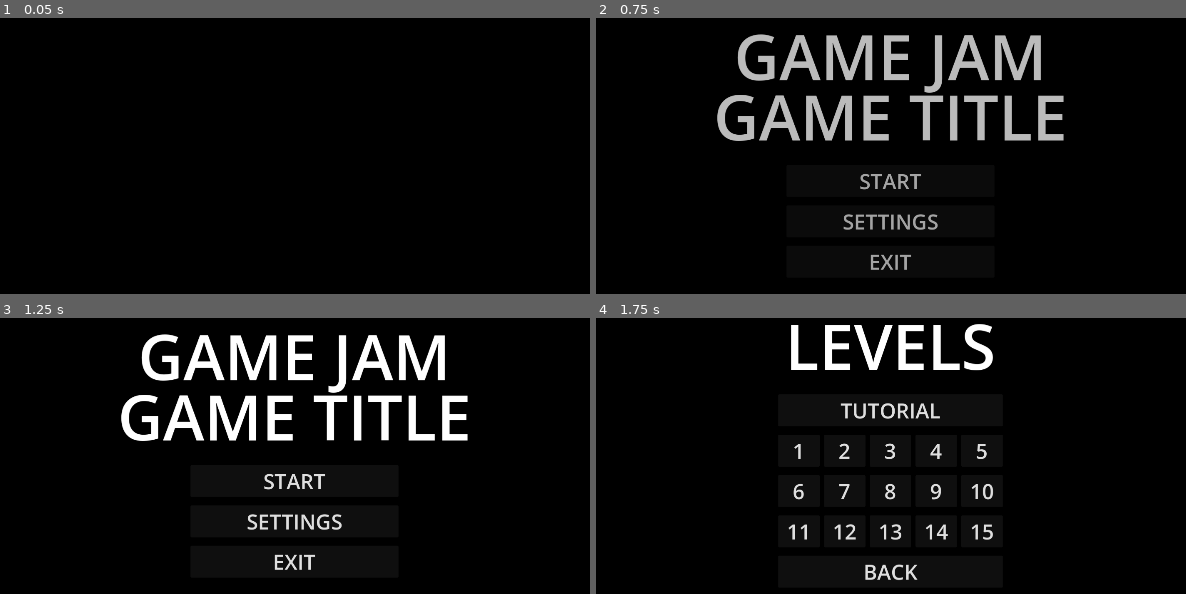
Above: before the commit, frames 1-4 (two rows, left to right).
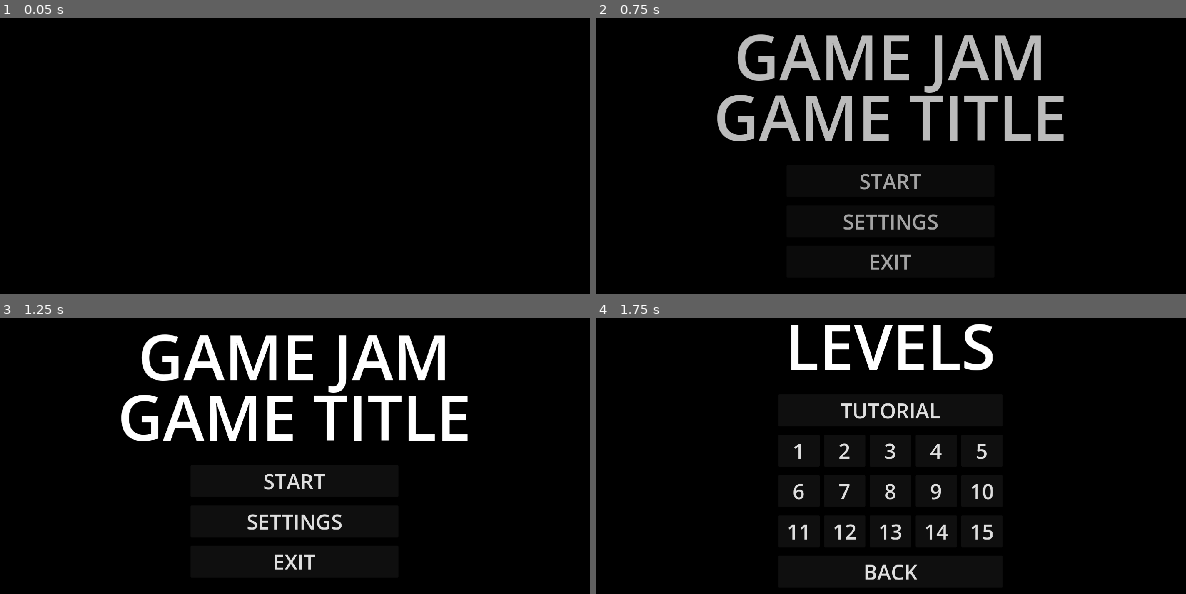
Above: after the commit, the same moments.

Repository: Hangover-Sunshine/DEFCON-JUNIOR
Game: Godot game, scene res://scenes/MainScene.tscn
Same seed, same stepped clock (60 frames per second), same inputs: the game is played once before the commit and once after it.
Inputs:
- Up to frame 1 (0.05 s): no input
- Up to frame 2 (0.75 s): tap Enter at 0.5 s
- Up to frame 3 (1.25 s): no input
- Up to frame 4 (1.75 s): click "START" at 1.25 s

Frame 1 is identical in both runs. In frame 2, 0.9% of the frame differs, in the area x 20-80%, y 5-92%; in frame 3, 1.1%; in frame 4, 0.8%.

Commit message:
Update project.godot & PC w/ facial animations

Diff:
--- /dev/null
+++ b/prefabs/sprites/pc_skeleton.tscn
@@ -0,0 +1,239 @@
+[gd_scene load_steps=10 format=3 uid="uid://dny78qniqp7xr"]
+
+[ext_resource type="Texture2D" uid="uid://cmf8vvbammk3w" path="res://assets/sprites/player/PC_Body.png" id="1_3ihlu"]
+[ext_resource type="Texture2D" uid="uid://cgbags4oc612c" path="res://assets/sprites/player/PC_Mouth.png" id="2_3kuh4"]
+[ext_resource type="Texture2D" uid="uid://c82bx5qto0ol1" path="res://assets/sprites/player/PC_Eyes.png" id="3_jdxfh"]
+[ext_resource type="Texture2D" uid="uid://bllod6ib3gxpu" path="res://assets/sprites/player/PC_Brows.png" id="4_vg5qx"]
+[ext_resource type="Texture2D" uid="uid://b7smlkhdccufi" path="res://assets/sprites/player/PC_Dimples.png" id="5_klhsa"]
+
+[sub_resource type="Animation" id="Animation_p8o8r"]
+resource_name = "Happy"
+length = 1.5
+loop_mode = 1
+step = 0.05
+tracks/0/type = "value"
+tracks/0/imported = false
+tracks/0/enabled = true
+tracks/0/path = NodePath("Face/Eyes:scale")
+tracks/0/interp = 1
+tracks/0/loop_wrap = true
+tracks/0/keys = {
+"times": PackedFloat32Array(0, 0.5, 0.6, 0.7, 1.5),
+"transitions": PackedFloat32Array(1, 1, 1, 1, 1),
+"update": 0,
+"values": [Vector2(1, 1), Vector2(1, 1), Vector2(1, 0.25), Vector2(1, 1), Vector2(1, 1)]
+}
+tracks/1/type = "value"
+tracks/1/imported = false
+tracks/1/enabled = true
+tracks/1/path = NodePath("Face/Mouth:flip_v")
+tracks/1/interp = 1
+tracks/1/loop_wrap = true
+tracks/1/keys = {
+"times": PackedFloat32Array(0, 1.5),
+"transitions": PackedFloat32Array(1, 1),
+"update": 1,
+"values": [false, false]
+}
+tracks/2/type = "value"
+tracks/2/imported = false
+tracks/2/enabled = true
+tracks/2/path = NodePath("Face/Mouth:position")
+tracks/2/interp = 1
+tracks/2/loop_wrap = true
+tracks/2/keys = {
+"times": PackedFloat32Array(0, 1.5),
+"transitions": PackedFloat32Array(1, 1),
+"update": 0,
+"values": [Vector2(0, 51), Vector2(0, 51)]
+}
+tracks/3/type = "value"
+tracks/3/imported = false
+tracks/3/enabled = true
+tracks/3/path = NodePath("Face/Eyes:frame")
+tracks/3/interp = 1
+tracks/3/loop_wrap = true
+tracks/3/keys = {
+"times": PackedFloat32Array(0, 1.5),
+"transitions": PackedFloat32Array(1, 1),
+"update": 1,
+"values": [0, 0]
+}
+tracks/4/type = "value"
+tracks/4/imported = false
+tracks/4/enabled = true
+tracks/4/path = NodePath(".:modulate")
+tracks/4/interp = 1
+tracks/4/loop_wrap = true
+tracks/4/keys = {
+"times": PackedFloat32Array(0, 1.5),
+"transitions": PackedFloat32Array(1, 1),
+"update": 0,
+"values": [Color(1, 1, 1, 1), Color(1, 1, 1, 1)]
+}
+
+[sub_resource type="Animation" id="Animation_t64k6"]
+resource_name = "Pain"
+length = 0.5
+loop_mode = 2
+step = 0.05
+tracks/0/type = "value"
+tracks/0/imported = false
+tracks/0/enabled = true
+tracks/0/path = NodePath("Face/Eyes:scale")
+tracks/0/interp = 1
+tracks/0/loop_wrap = true
+tracks/0/keys = {
+"times": PackedFloat32Array(0, 0.5),
+"transitions": PackedFloat32Array(1, 1),
+"update": 0,
+"values": [Vector2(1, 1), Vector2(1, 1)]
+}
+tracks/1/type = "value"
+tracks/1/imported = false
+tracks/1/enabled = true
+tracks/1/path = NodePath("Face/Mouth:flip_v")
+tracks/1/interp = 1
+tracks/1/loop_wrap = true
+tracks/1/keys = {
+"times": PackedFloat32Array(0, 0.5),
+"transitions": PackedFloat32Array(1, 1),
+"update": 1,
+"values": [true, true]
+}
+tracks/2/type = "value"
+tracks/2/imported = false
+tracks/2/enabled = true
+tracks/2/path = NodePath("Face/Mouth:position")
+tracks/2/interp = 1
+tracks/2/loop_wrap = true
+tracks/2/keys = {
+"times": PackedFloat32Array(0, 0.5),
+"transitions": PackedFloat32Array(1, 1),
+"update": 0,
+"values": [Vector2(0, 56), Vector2(0, 56)]
+}
+tracks/3/type = "value"
+tracks/3/imported = false
+tracks/3/enabled = true
+tracks/3/path = NodePath("Face/Eyes:frame")
+tracks/3/interp = 1
+tracks/3/loop_wrap = true
+tracks/3/keys = {
+"times": PackedFloat32Array(0, 0.5),
+"transitions": PackedFloat32Array(1, 1),
+"update": 1,
+"values": [1, 1]
+}
+tracks/4/type = "value"
+tracks/4/imported = false
+tracks/4/enabled = true
+tracks/4/path = NodePath(".:modulate")
+tracks/4/interp = 2
+tracks/4/loop_wrap = true
+tracks/4/keys = {
+"times": PackedFloat32Array(0, 0.25, 0.5),
+"transitions": PackedFloat32Array(1, 1, 1),
+"update": 0,
+"values": [Color(0.866667, 0.215686, 0.270588, 1), Color(1, 0.4, 0.458824, 1), Color(0.866667, 0.215686, 0.270588, 1)]
+}
+
+[sub_resource type="Animation" id="Animation_ouhm6"]
+length = 0.001
+tracks/0/type = "value"
+tracks/0/imported = false
+tracks/0/enabled = true
+tracks/0/path = NodePath("Face/Eyes:scale")
+tracks/0/interp = 1
+tracks/0/loop_wrap = true
+tracks/0/keys = {
+"times": PackedFloat32Array(0),
+"transitions": PackedFloat32Array(1),
+"update": 0,
+"values": [Vector2(1, 1)]
+}
+tracks/1/type = "value"
+tracks/1/imported = false
+tracks/1/enabled = true
+tracks/1/path = NodePath("Face/Mouth:flip_v")
+tracks/1/interp = 1
+tracks/1/loop_wrap = true
+tracks/1/keys = {
+"times": PackedFloat32Array(0),
+"transitions": PackedFloat32Array(1),
+"update": 1,
+"values": [false]
+}
+tracks/2/type = "value"
+tracks/2/imported = false
+tracks/2/enabled = true
+tracks/2/path = NodePath("Face/Mouth:position")
+tracks/2/interp = 1
+tracks/2/loop_wrap = true
+tracks/2/keys = {
+"times": PackedFloat32Array(0),
+"transitions": PackedFloat32Array(1),
+"update": 0,
+"values": [Vector2(0, 51)]
+}
+tracks/3/type = "value"
+tracks/3/imported = false
+tracks/3/enabled = true
+tracks/3/path = NodePath("Face/Eyes:frame")
+tracks/3/interp = 1
+tracks/3/loop_wrap = true
+tracks/3/keys = {
+"times": PackedFloat32Array(0),
+"transitions": PackedFloat32Array(1),
+"update": 1,
+"values": [0]
+}
+tracks/4/type = "value"
+tracks/4/imported = false
+tracks/4/enabled = true
+tracks/4/path = NodePath(".:modulate")
+tracks/4/interp = 1
+tracks/4/loop_wrap = true
+tracks/4/keys = {
+"times": PackedFloat32Array(0),
+"transitions": PackedFloat32Array(1),
+"update": 0,
+"values": [Color(1, 1, 1, 1)]
+}
+
+[sub_resource type="AnimationLibrary" id="AnimationLibrary_pubdk"]
+_data = {
+"Happy": SubResource("Animation_p8o8r"),
+"Pain": SubResource("Animation_t64k6"),
+"RESET": SubResource("Animation_ouhm6")
+}
+
+[node name="PC_Skeleton" type="Node2D"]
+
+[node name="Body" type="Sprite2D" parent="."]
+texture = ExtResource("1_3ihlu")
+
+[node name="Face" type="Node2D" parent="."]
+
+[node name="Mouth" type="Sprite2D" parent="Face"]
+position = Vector2(0, 51)
+texture = ExtResource("2_3kuh4")
+hframes = 2
+
+[node name="Eyes" type="Sprite2D" parent="Face"]
+position = Vector2(-1, 35)
+texture = ExtResource("3_jdxfh")
+vframes = 2
+
+[node name="Brows" type="Sprite2D" parent="Face"]
+position = Vector2(0, 24)
+texture = ExtResource("4_vg5qx")
+
+[node name="Dimples" type="Sprite2D" parent="Face"]
+position = Vector2(-1, 53)
+texture = ExtResource("5_klhsa")
+
+[node name="AP_Face" type="AnimationPlayer" parent="."]
+libraries = {
+"": SubResource("AnimationLibrary_pubdk")
+}
--- a/project.godot
+++ b/project.godot
@@ -32,5 +32,6 @@
 
 [rendering]
 
+textures/canvas_textures/default_texture_filter=0
 renderer/rendering_method="gl_compatibility"
 renderer/rendering_method.mobile="gl_compatibility"
--- /dev/null
+++ b/scenes/test/demo_art.tscn
@@ -0,0 +1,23 @@
+[gd_scene load_steps=2 format=3 uid="uid://nsgp1qhggor8"]
+
+[ext_resource type="PackedScene" uid="uid://dny78qniqp7xr" path="res://prefabs/sprites/pc_skeleton.tscn" id="1_d7sab"]
+
+[node name="demo_art" type="Node2D"]
+
+[node name="Camera2D" type="Camera2D" parent="."]
+
+[node name="Background" type="ColorRect" parent="."]
+offset_left = -960.0
+offset_top = -540.0
+offset_right = 960.0
+offset_bottom = 540.0
+color = Color(0.564706, 0.619608, 0.866667, 1)
+
+[node name="Sky" type="ColorRect" parent="."]
+offset_left = -540.0
+offset_top = -540.0
+offset_right = 540.0
+offset_bottom = 540.0
+color = Color(0.756863, 0.85098, 0.94902, 1)
+
+[node name="PC_Skeleton" parent="." instance=ExtResource("1_d7sab")]
Binary file added: assets/sprites/player/PC_Body.png
Not shown, added: assets/sprites/player/PC_Body.png.import
Binary file added: assets/sprites/player/PC_Brows.png
Not shown, added: assets/sprites/player/PC_Brows.png.import
Binary file added: assets/sprites/player/PC_Dimples.png
Not shown, added: assets/sprites/player/PC_Dimples.png.import
Binary file added: assets/sprites/player/PC_Eyes.png
Not shown, added: assets/sprites/player/PC_Eyes.png.import
Binary file added: assets/sprites/player/PC_Mouth.png
Not shown, added: assets/sprites/player/PC_Mouth.png.import
